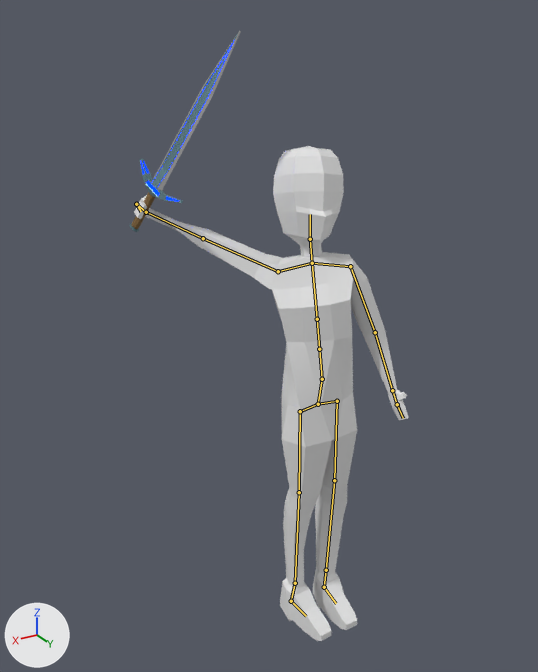
An edit to the glTF model assets/models/model.glb, drawn before and after from the same camera.
Rendered twice from a camera (50 mm lens) standing at (3.38, 4.74, 3.16) and looking at (0.5, -0.07, 0.76). The axes (+X, +Y, +Z) are drawn at lower left. The lights are the same throughout. The first picture is the older version. Both versions are drawn at frame 0 of the action 'attack-ready'; the numbers are the values there. The bones that bend it are drawn over the model as lines.

In view in the first picture: '立方体', '立方体.001'.
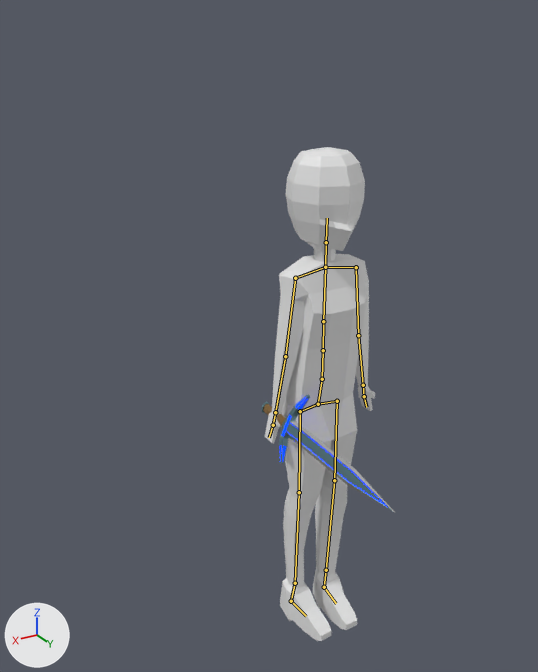
Diff of the bpy script that builds the scene:
```diff
--- a/assets/models/model.glb.py
+++ b/assets/models/model.glb.py
@@ bone_骨骼_001 @@
 bone_骨骼_001 = bpy.data.objects['骨架'].pose.bones['骨骼.001']  # child of '骨骼'
-bone_骨骼_001.rotation_quaternion = (0.954, 0.079, -0.289, -0.031)  # degrees (12, -33, -7)
+bone_骨骼_001.rotation_quaternion = (1.0, 0.0, 0.0, 0.0)  # degrees (0, 0, 0)
@@ bone_骨骼_011 @@
 bone_骨骼_011 = bpy.data.objects['骨架'].pose.bones['骨骼.011']  # child of '骨骼.004'
-bone_骨骼_011.rotation_quaternion = (0.977, 0.067, 0.196, 0.055)  # degrees (9, 22, 8)
+bone_骨骼_011.rotation_quaternion = (1.0, 0.0, 0.0, 0.0)  # degrees (0, 0, 0)
@@ bone_骨骼_006 @@
 bone_骨骼_006 = bpy.data.objects['骨架'].pose.bones['骨骼.006']  # child of '骨骼.005'
-bone_骨骼_006.rotation_quaternion = (0.751, 0.215, -0.103, 0.615)  # degrees (13, -25, 76)
+bone_骨骼_006.rotation_quaternion = (0.707, 0.0, 0.034, 0.706)  # degrees (3, 3, 90)
@@ bone_骨骼_007 @@
 bone_骨骼_007 = bpy.data.objects['骨架'].pose.bones['骨骼.007']  # child of '骨骼.006'
-bone_骨骼_007.rotation_quaternion = (0.964, -0.199, -0.036, 0.173)  # degrees (-23, 0, 20)
+bone_骨骼_007.rotation_quaternion = (1.0, 0.0, 0.0, 0.0)  # degrees (0, 0, 0)
@@ bone_骨骼_009 @@
 bone_骨骼_009 = bpy.data.objects['骨架'].pose.bones['骨骼.009']  # child of '骨骼.008'
-bone_骨骼_009.rotation_quaternion = (0.975, 0.032, -0.097, 0.196)  # degrees (1, -12, 23)
+bone_骨骼_009.rotation_quaternion = (0.707, 0.0, -0.032, -0.706)  # degrees (3, -3, -90)
@@ bone_骨骼_010 @@
 bone_骨骼_010 = bpy.data.objects['骨架'].pose.bones['骨骼.010']  # child of '骨骼.009'
-bone_骨骼_010.rotation_quaternion = (0.787, -0.147, 0.596, -0.056)  # degrees (-51, 67, -43)
+bone_骨骼_010.rotation_quaternion = (1.0, 0.0, 0.0, 0.0)  # degrees (0, 0, 0)
@@ bone_骨骼_023 @@
 bone_骨骼_023 = bpy.data.objects['骨架'].pose.bones['骨骼.023']  # child of '骨骼.010'
-bone_骨骼_023.rotation_quaternion = (0.921, 0.062, 0.158, 0.35)  # degrees (13, 14, 43)
+bone_骨骼_023.rotation_quaternion = (1.0, 0.0, 0.0, 0.0)  # degrees (0, 0, 0)
@@ bone_骨骼_025 @@
 bone_骨骼_025 = bpy.data.objects['骨架'].pose.bones['骨骼.025']  # child of '骨骼.023'
-bone_骨骼_025.rotation_quaternion = (0.171, 0.001, -0.005, -0.985)  # degrees (1, 0, -160)
+bone_骨骼_025.rotation_quaternion = (1.0, 0.0, 0.0, 0.0)  # degrees (0, 0, 0)
```

Boxes [x1, y1, x2, y2] around the edits, measured in the pictures (538 x 672 px):
'立方体', posed (60% narrower)
    before: [134, 146, 408, 641]
    after: [265, 147, 375, 641]
'立方体.001', posed (19% wider, 42% shorter)
    before: [129, 31, 241, 232]
    after: [261, 395, 395, 512]
bone '骨骼.001', root to tip
    before: (322, 379) to (319, 349)
    after: (322, 379) to (323, 350)
bone '骨骼.011', root to tip
    before: (310, 239) to (310, 214)
    after: (326, 242) to (327, 218)
bone '骨骼.006', root to tip
    before: (350, 266) to (375, 332)
    after: (356, 267) to (358, 335)
bone '骨骼.007', root to tip
    before: (375, 332) to (392, 390)
    after: (358, 335) to (363, 385)
bone '骨骼.009', root to tip
    before: (278, 271) to (203, 238)
    after: (295, 278) to (285, 356)
bone '骨骼.010', root to tip
    before: (203, 238) to (146, 212)
    after: (285, 356) to (275, 412)
bone '骨骼.023', root to tip
    before: (146, 212) to (136, 204)
    after: (275, 412) to (273, 425)
bone '骨骼.025', root to tip
    before: (136, 204) to (141, 211)
    after: (273, 425) to (269, 437)
